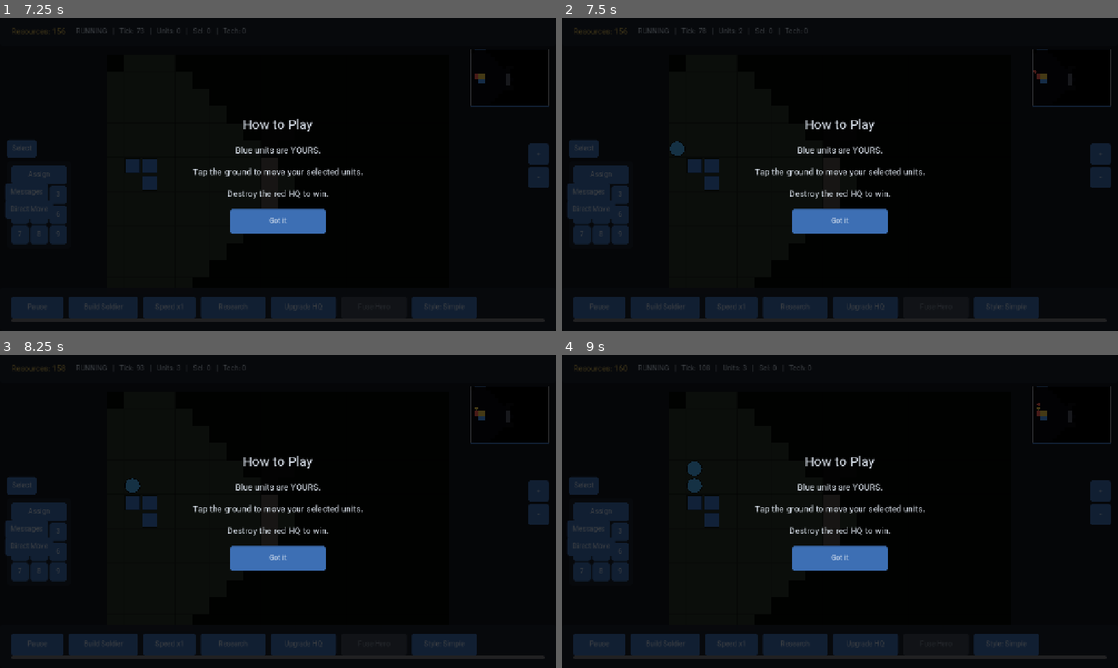
Above: before the commit, frames 1-4 (two rows, left to right).
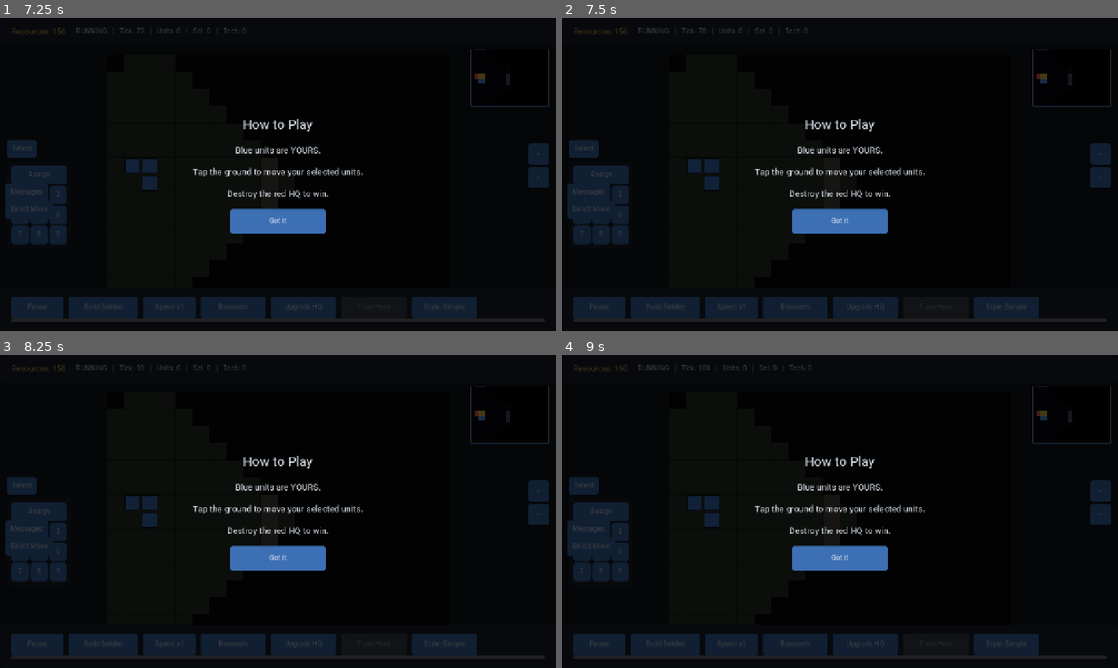
Above: after the commit, the same moments.

Repository: golshandvr-del/Sjalwmbdjdlxl
Game: Godot game, scene res://scenes/main_menu.tscn
Two runs of this game, one before a commit and one after it. Both use one fixed random seed, a clock stepped at 60 frames per second and the inputs below.
Inputs (mouse positions are in pixels of both pictures, inside the frame that each line leads up to):
- Up to frame 1 (7.25 s): click "Single Player" at 0.5 s; click (311, 58) at 1.27 s; type "Alex" at 1.35 s; click "Normal" at 2 s; click "Normal" at 2.75 s; click "Start Match" at 3.5 s; click "Build Soldier" at 4.25 s; click "Speed x1" at 5 s; click "Research" at 5.75 s; click "Upgrade HQ" at 6.5 s
- Up to frame 2 (7.5 s): click "Style: Simple" at 7.25 s
- Up to frame 3 (8.25 s): click "+" at 8 s
- Up to frame 4 (9 s): click "-" at 8.75 s

Frame 1 is identical in both runs. In frame 2, 0.1% of the frame differs, in the area x 19-86%, y 4-44%; in frame 3, 0.1%; in frame 4, 0.2%, in the area x 22-86%, y 4-44%.

Commit message:
feat(md8): wire unit-utility selector into ai_commander _manage_economy, replace hard-coded soldier (MD8.5/item7)

Diff:
--- a/modules/ai_commander/ai_commander_module.gd
+++ b/modules/ai_commander/ai_commander_module.gd
@@ -49,6 +49,12 @@
 # Fallback queue depth when a difficulty preset omits the knob (keeps the prior
 # behaviour for any custom/legacy difficulty that does not specify it).
 const DEFAULT_MAX_QUEUE: int = 2
+
+# MD8.5: default seeded difficulty-noise band (q, SCALE=1000) applied to unit
+# utility scores when a difficulty preset omits its own "noise_q". Kept small so
+# it only breaks near-ties, and always > 0 so even the hardest AI is imperfect
+# (expert item / MC13.4). A per-difficulty "noise_q" can override this.
+const DEFAULT_NOISE_Q: int = 40
 
 
 func module_id() -> String:
@@ -120,11 +126,42 @@
 	var max_queue: int = int(diff.get("max_queue", DEFAULT_MAX_QUEUE))
 	if queue.size() >= max_queue:
 		return
+	# MD8.5: pick the best-fit unit via the utility pipeline instead of the old
+	# hard-coded "soldier". Backward compatible: with a single-unit catalog (or
+	# no profile) the selector returns that unit / the same defensive default.
+	var unit_type: String = _choose_unit_type(owner, diff)
 	nexus.issue_command("build_unit", owner, {
 		"owner": owner,
 		"building_id": int(hq["id"]),
-		"unit_type": "soldier",
+		"unit_type": unit_type,
 	}, 1)
+
+
+# MD8.5: run the data-driven unit-selection pipeline for `owner`. Reads the live
+# unit catalog + derives the AI's profile weights + the deterministic context
+# vector, then delegates the pure scoring to UnitCandidateUtil. Deterministic:
+# every input (catalog, seed, tick, owner, context) is stable, so all peers pick
+# the same unit. Falls back to "soldier" on any missing data (resilience).
+func _choose_unit_type(owner: int, diff: Dictionary) -> String:
+	var catalog: Dictionary = nexus.data_loader.get_catalog("units")
+	if catalog.is_empty():
+		return "soldier"
+	var weights: Dictionary = AiWeightDerivationUtil.derive_weights(_profile_for(owner))
+	var context: Dictionary = AiContextUtil.build_context(summarize(owner), owner)
+	var seed_value: int = int(nexus.world_state.random_seed)
+	var tick: int = int(nexus.world_state.current_tick)
+	var noise_q: int = int(diff.get("noise_q", DEFAULT_NOISE_Q))
+	return UnitCandidateUtil.choose_unit(
+		catalog, weights, context, seed_value, tick, owner, noise_q,
+		null, null, [], "soldier")
+
+
+# The AiProfile object backing `owner`, or null for a legacy named AI (in which
+# case the neutral weights preserve the prior behaviour). The strategic module
+# owns profile registration; the profile object is not stored in world state, so
+# a legacy AI simply scores by base capabilities (backward compatible).
+func _profile_for(_owner: int) -> Object:
+	return null
 
 
 # --- Offense: march idle units toward the nearest enemy ---------------------
